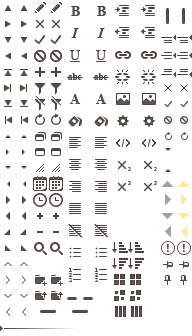
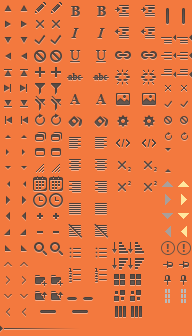
Before/after of a 192x336 layered artwork. What changed in the layer stack:
added layer "toolbar drag hover" in group "editor" over [181, 289, 186, 303]
added layer "toolbar drag" in group "editor" over [165, 289, 170, 303]
showed "Layer 1" over [0, 0, 192, 336]
